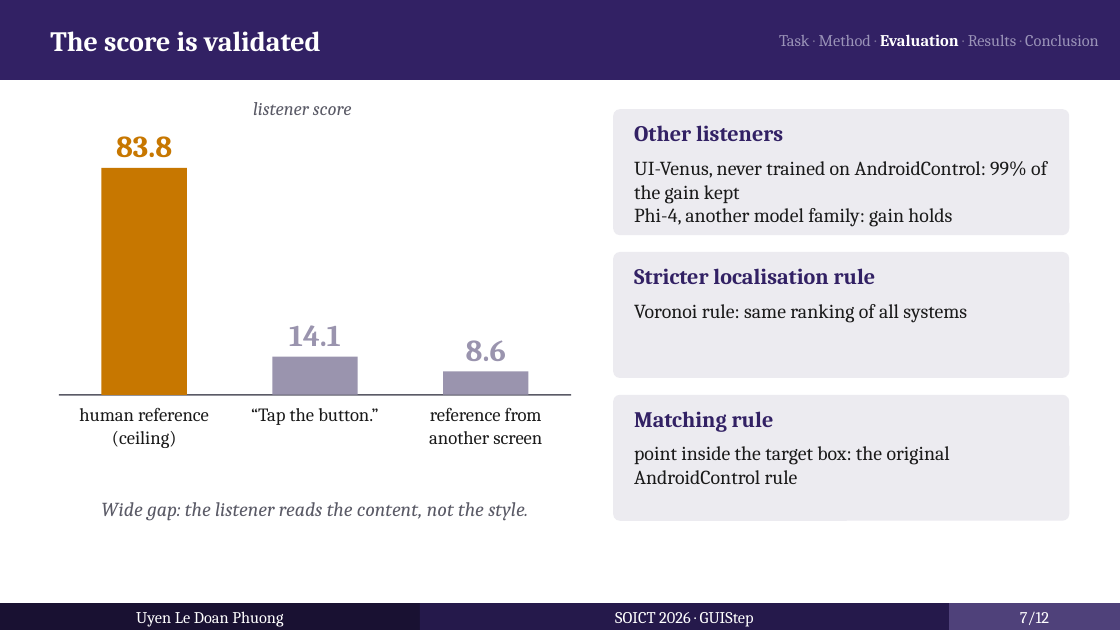
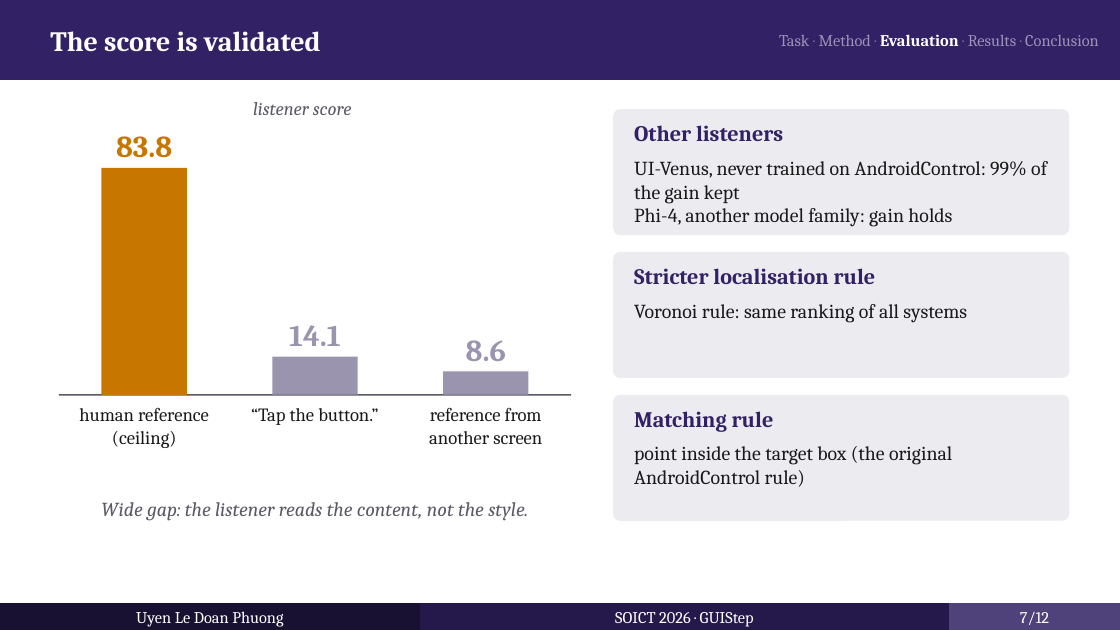
Before and after one commit to UyenLe0712/thesis, a slide deck: slide 7 of slides/SOICT2026_SLIDE.pptx. Drawn at 1120x630 pixels with LibreOffice and Linux fonts; fonts in the diff are those of the drawing. Boxes give left, top, right and bottom in pixels: in the first picture for what was removed or moved away, otherwise in the second. Text is boxed around its words. In the diff, an @@ line names an element or a change of style, - is before the commit and + after.

```diff
--- a/slides/SOICT2026_SLIDE.pptx
+++ b/slides/SOICT2026_SLIDE.pptx
@@ text at [634,446,952,487]: text changed @@
-point inside the target box: the original AndroidControl rule
+point inside the target box (the original AndroidControl rule)
```
Also in this commit, not shown: 2 other slides changed, 40 other files.
